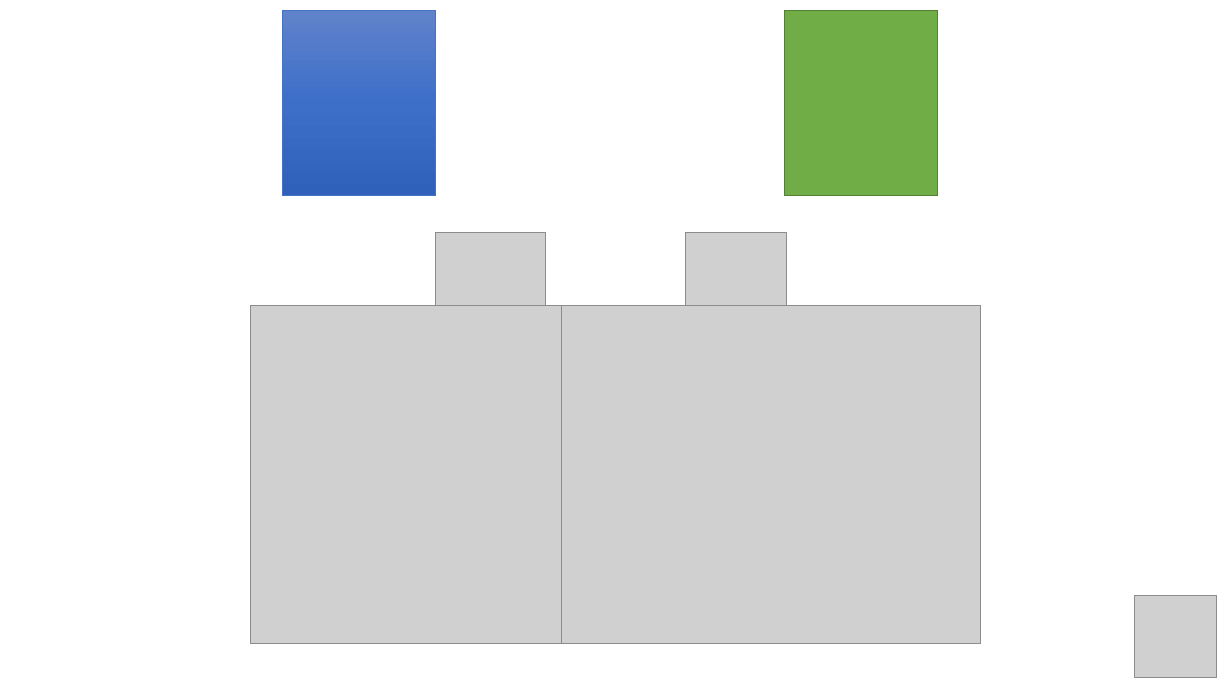
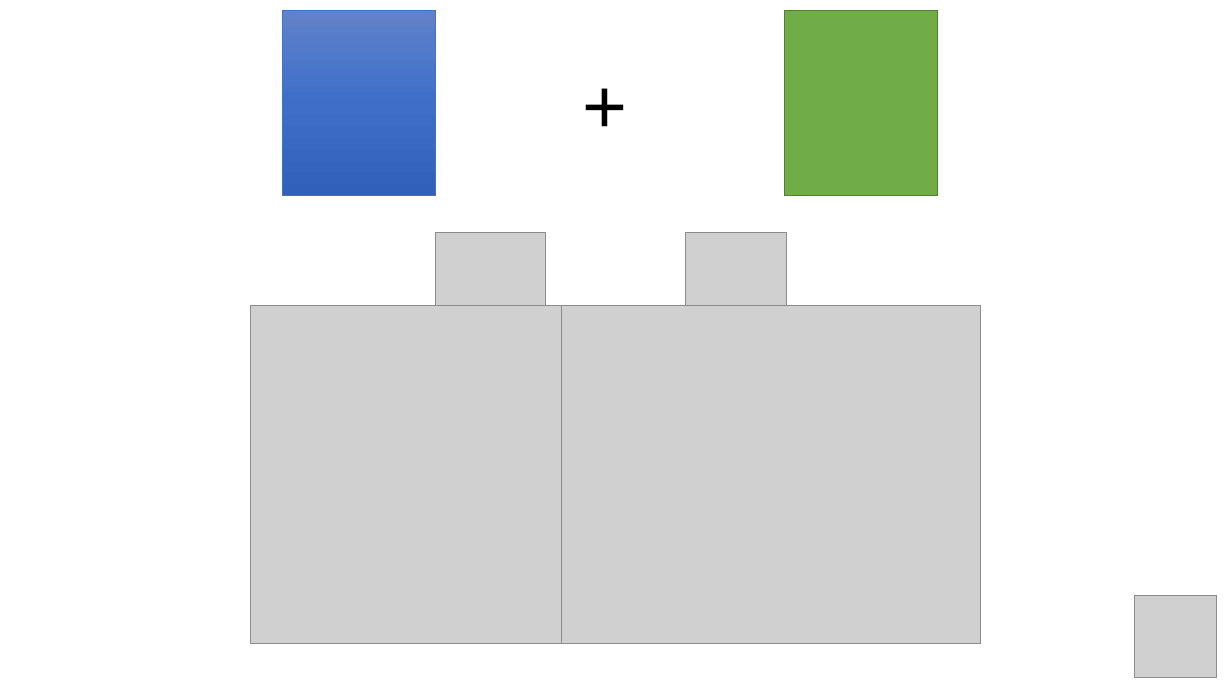
Before and after one commit to LillianXu2019/LUX-RL, a slide deck: slide 24 of images/instructions/task_instructions_lux_v5.pptx. Drawn at 1232x693 pixels with LibreOffice and Linux fonts; fonts in the diff are those of the drawing; grey boxes stand for pictures. Boxes give left, top, right and bottom in pixels: in the first picture for what was removed or moved away, otherwise in the second. Text is boxed around its words. In the diff, an @@ line names an element or a change of style, - is before the commit and + after.

```diff
--- a/images/instructions/task_instructions_lux_v5.pptx
+++ b/images/instructions/task_instructions_lux_v5.pptx
@@ text added at (574,52,642,154), 60 pt, text #000000 @@
++
```
Also in this commit, not shown: 5 other files.
